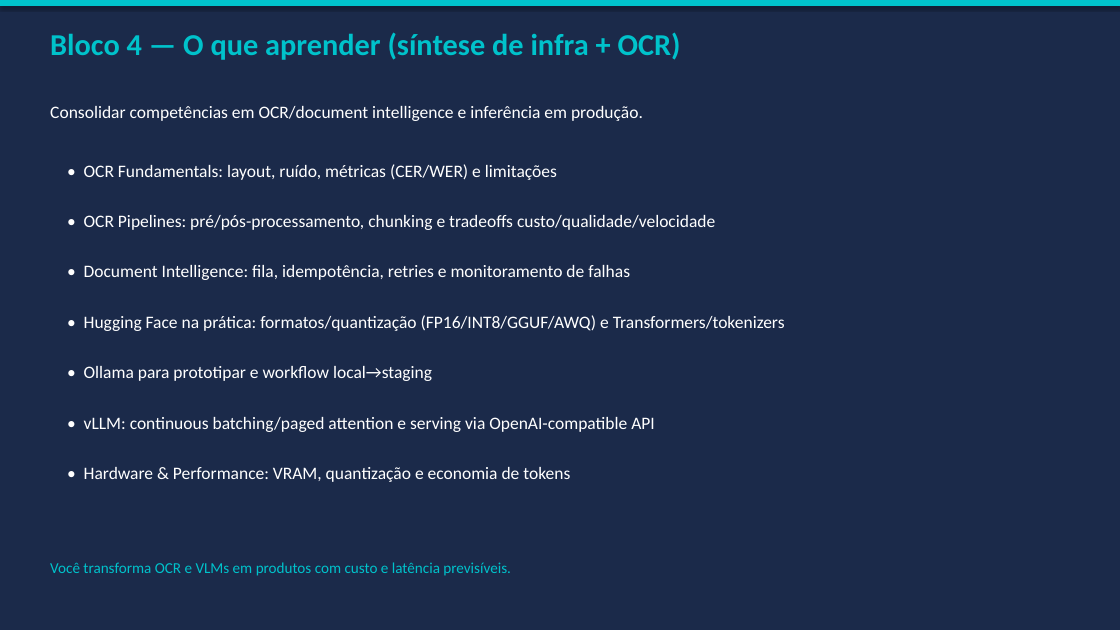
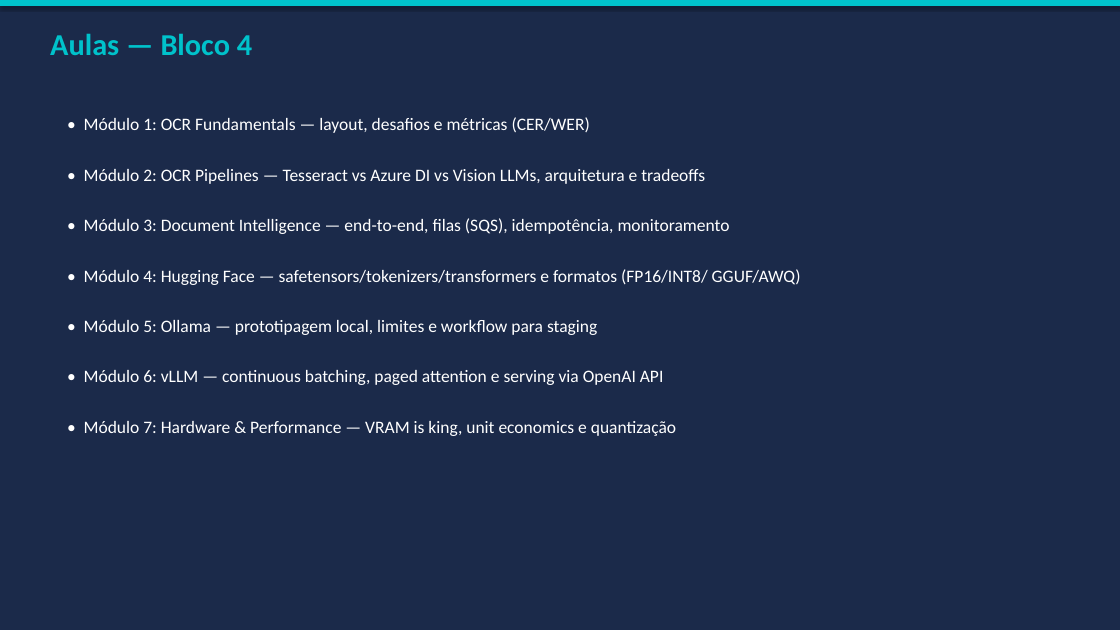
Before and after one commit to caio-moliveira/ai-engineer-roadmap, a slide deck: slide 11 of 03-ai-agents/09-agents-in-production/artifacts/presentation_final.pptx. Drawn at 1120x630 pixels with LibreOffice and Linux fonts; fonts in the diff are those of the drawing. Boxes give left, top, right and bottom in pixels: in the first picture for what was removed or moved away, otherwise in the second. Text is boxed around its words. In the diff, an @@ line names an element or a change of style, - is before the commit and + after.

```diff
--- a/03-ai-agents/09-agents-in-production/artifacts/presentation_final.pptx
+++ b/03-ai-agents/09-agents-in-production/artifacts/presentation_final.pptx
@@ text at [50, 33, 252, 55]: text changed @@
-Bloco 4 — O que aprender (síntese de infra + OCR)
+Aulas — Bloco 4
@@ text at [84, 117, 590, 133]: text changed @@
-Consolidar competências em OCR/document intelligence e inferência em produção.
+• Módulo 1: OCR Fundamentals — layout, desafios e métricas (CER/WER)
@@ text at [84, 169, 705, 184]: text changed @@
-• OCR Fundamentals: layout, ruído, métricas (CER/WER) e limitações
+• Módulo 2: OCR Pipelines — Tesseract vs Azure DI vs Vision LLMs, arquitetura e tradeoffs
@@ text at [84, 218, 730, 234]: text changed @@
-• OCR Pipelines: pré/pós-processamento, chunking e tradeoffs custo/qualidade/velocidade
+• Módulo 3: Document Intelligence — end-to-end, filas (SQS), idempotência, monitoramento
@@ text at [84, 269, 801, 285]: text changed @@
-• Document Intelligence: fila, idempotência, retries e monitoramento de falhas
+• Módulo 4: Hugging Face — safetensors/tokenizers/transformers e formatos (FP16/INT8/ GGUF/AWQ)
@@ text at [84, 320, 597, 335]: text changed @@
-• Hugging Face na prática: formatos/quantização (FP16/INT8/GGUF/AWQ) e Transformers/tokenizers
+• Módulo 5: Ollama — prototipagem local, limites e workflow para staging
@@ text at [84, 370, 664, 385]: text changed @@
-• vLLM: continuous batching/paged attention e serving via OpenAI-compatible API
+• Módulo 6: vLLM — continuous batching, paged attention e serving via OpenAI API
@@ text removed at [84, 366, 432, 381] @@
-• Ollama para prototipar e workflow local→staging
@@ text at [84, 421, 676, 436]: text changed @@
-• Hardware & Performance: VRAM, quantização e economia de tokens
+• Módulo 7: Hardware & Performance — VRAM is king, unit economics e quantização
@@ text removed at [50, 562, 511, 576] @@
-Você transforma OCR e VLMs em produtos com custo e latência previsíveis.
```
Also in this commit, not shown: 11 other slides changed, 2 slides added, 2 slides removed, 24 other files.
